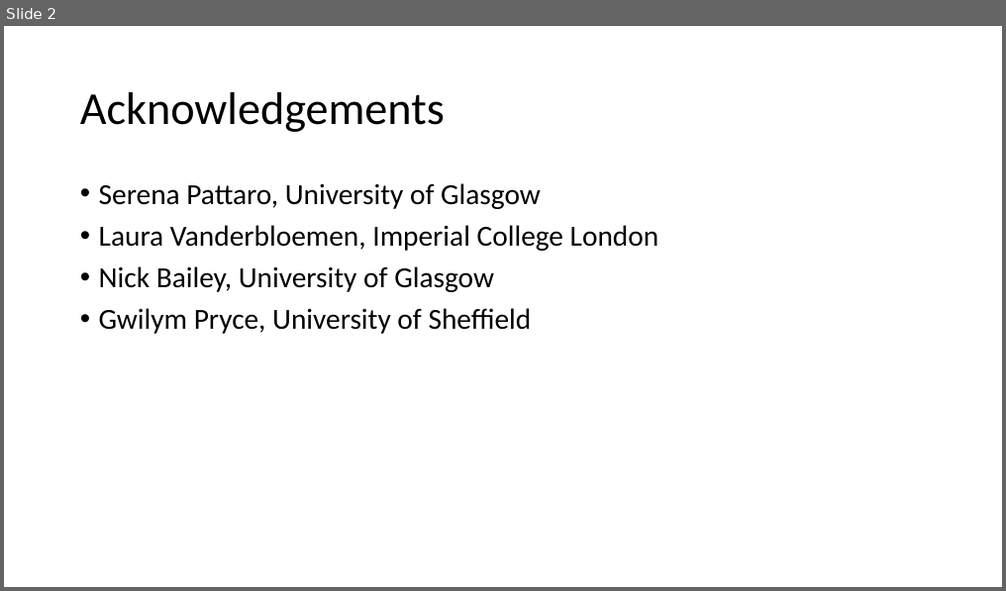
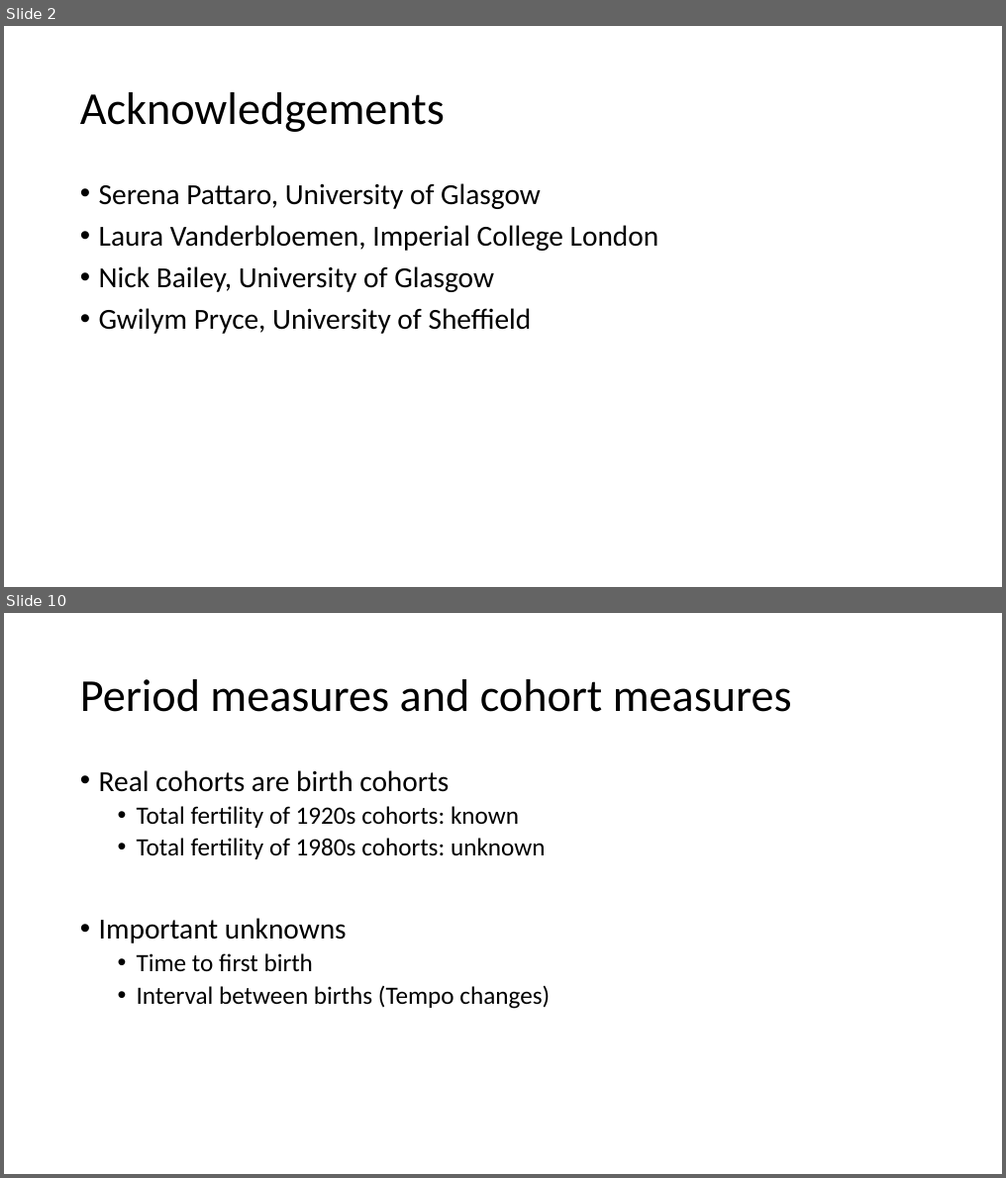
Before and after one commit to JonMinton/comparative_fertility, a slide deck: presentation/comparative_fertility_presentation.pptx. Shown one above the other, each under a label of ours: slide 2 before the commit, slides 2 and 10 after it; the slides between them are not shown. The pictures are 1006x591 and 1006x1178 pixels, drawn with LibreOffice and Linux fonts; fonts in the diff are those of the drawing. Boxes give left, top, right and bottom in pixels: in the first picture for what was removed or moved away, otherwise in the second. Text is boxed around its words. In the diff, an @@ line names an element or a change of style, - is before the commit and + after.

```diff
--- a/presentation/comparative_fertility_presentation.pptx
+++ b/presentation/comparative_fertility_presentation.pptx
@@ slide 10 added at <box>4,613,1002,1174</box>, background #FFFFFF @@
@@ title added at <box>80,679,792,712</box>, 44 pt, text #000000 @@
+Period measures and cohort measures
@@ text added at <box>99,770,549,1009</box>, 24 pt, text #000000 @@
+• Real cohorts are birth cohorts
+  • Total fertility of 1920s cohorts: known
+  • Total fertility of 1980s cohorts: unknown
+• Important unknowns
+  • Time to first birth
+  • Interval between births (Tempo changes)
```
Also in this commit, not shown: 3 slides changed, 22 other slides added, 2 other files.
